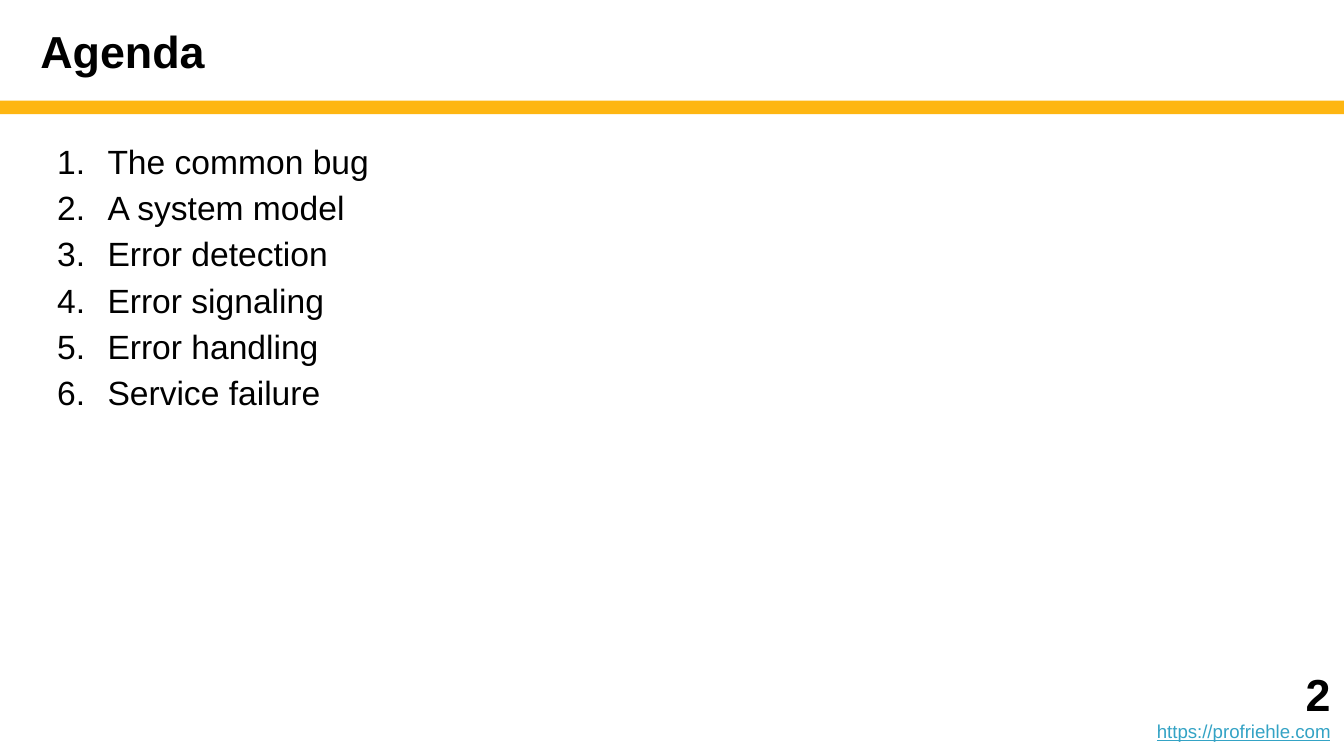
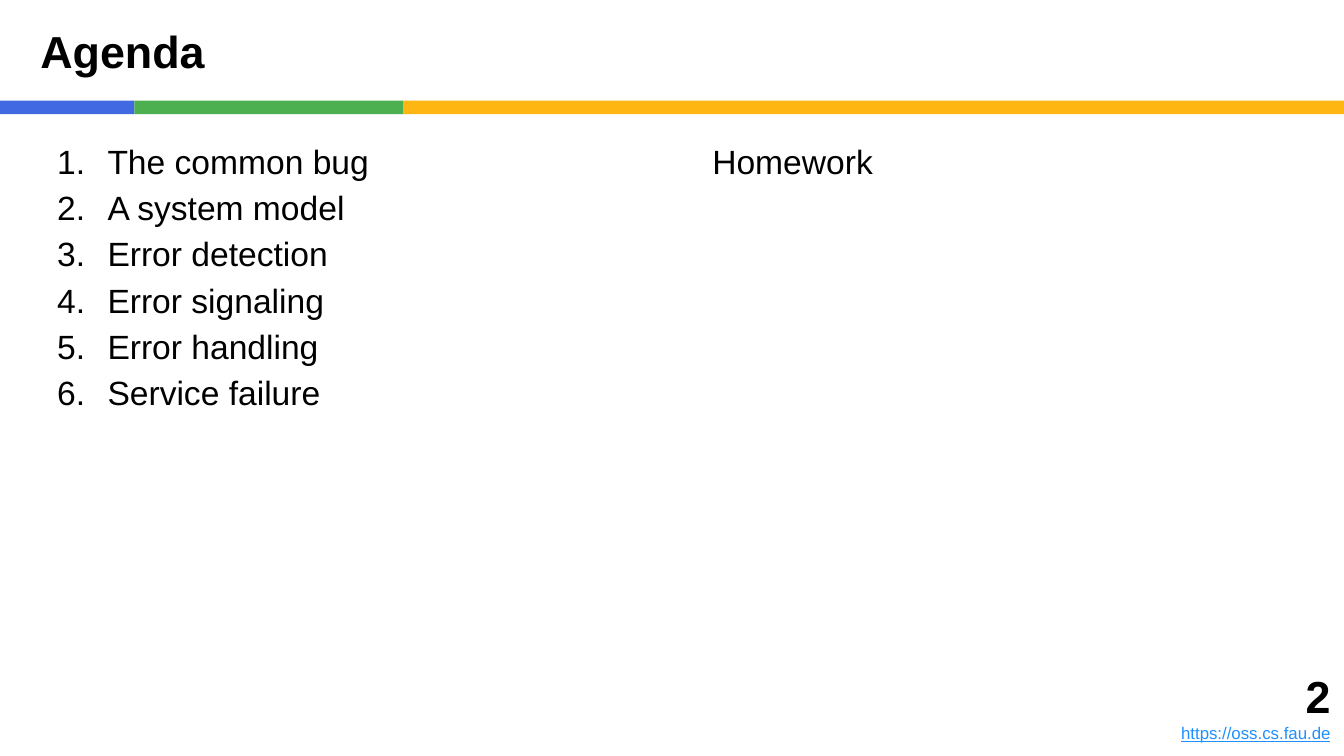
Before and after one commit to dirkriehle/adap-course, a slide deck: slide 2 of Lecture slides/ADAP B05 - Error and Exception Handling.pptx. Drawn at 1344x756 pixels with LibreOffice and Linux fonts; fonts in the diff are those of the drawing. Boxes give left, top, right and bottom in pixels: in the first picture for what was removed or moved away, otherwise in the second. Text is boxed around its words. In the diff, an @@ line names an element or a change of style, - is before the commit and + after.

```diff
--- a/Lecture slides/ADAP B05 - Error and Exception Handling.pptx
+++ b/Lecture slides/ADAP B05 - Error and Exception Handling.pptx
@@ rectangle added at (0, 101, 134, 114), fill #4169E1 @@
@@ rectangle added at (134, 101, 403, 114), fill #4CAF50 @@
@@ rectangle: place and size @@
-rectangle at (0, 101, 1344, 114)
+rectangle at (403, 101, 1344, 114)
@@ text added at (712, 149, 873, 175), 18 pt, text #000000 @@
+Homework
@@ text: place and size @@
-text at (1157, 679, 1331, 742)
+text at (1181, 681, 1331, 743)
@@ text at (1181, 726, 1330, 743): text changed; size 10 to 9 pt; text colour #34A3C5 to #1E90FF @@
-https://profriehle.com
+https://oss.cs.fau.de
```
Also in this commit, not shown: 53 other slides changed, 17 other files.
